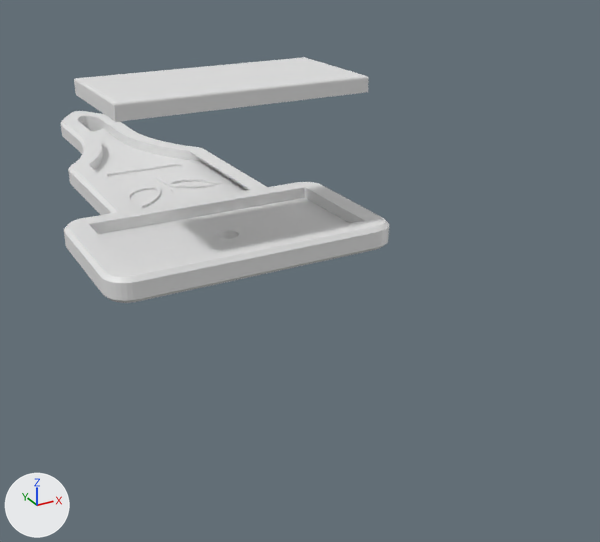
The Blender file cad/plant-label.blend as it was, and as the next commit left it.
Rendered twice from a 50 mm lens placed at (-45.8, -157.9, 44.1), pointed at (9.3, -57.6, -6.0). The axes (+X, +Y, +Z) are drawn at lower left. The lights are the same throughout.

Names of what the first picture shows: 'label-card', 'plant_label_horizontal'.
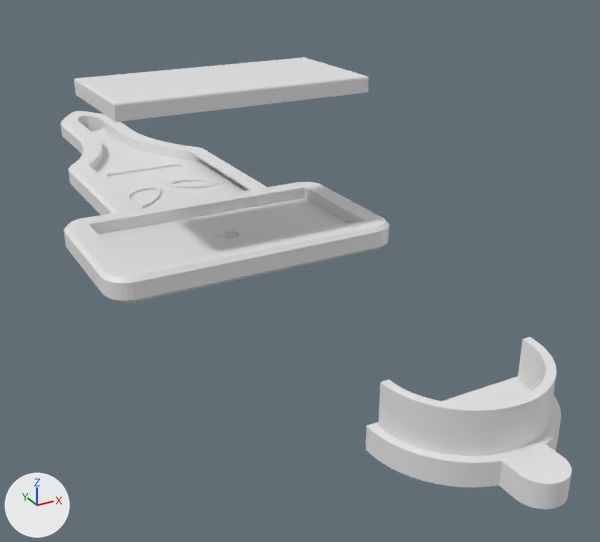
The edits, one by one:
Mesh me_fillportcover_0_6n is new.
It has 531 vertices, 1057 faces and spans x -19.5..19.5, y -29.0..0.0, z -3.6..10.8.
Object 'FillPortCover_0.6n' (ob_fillportcover_0_6n) is new; it shows me_fillportcover_0_6n.
Its location is (0.0, -104.9, 0.0).
Its scale is (0.5, 0.5, 0.5).

Pixel boxes (x1, y1, x2, y2) of what changed, in the pictures (600 x 542 px):
'FillPortCover_0.6n', added
    after: (366, 337, 572, 509)
